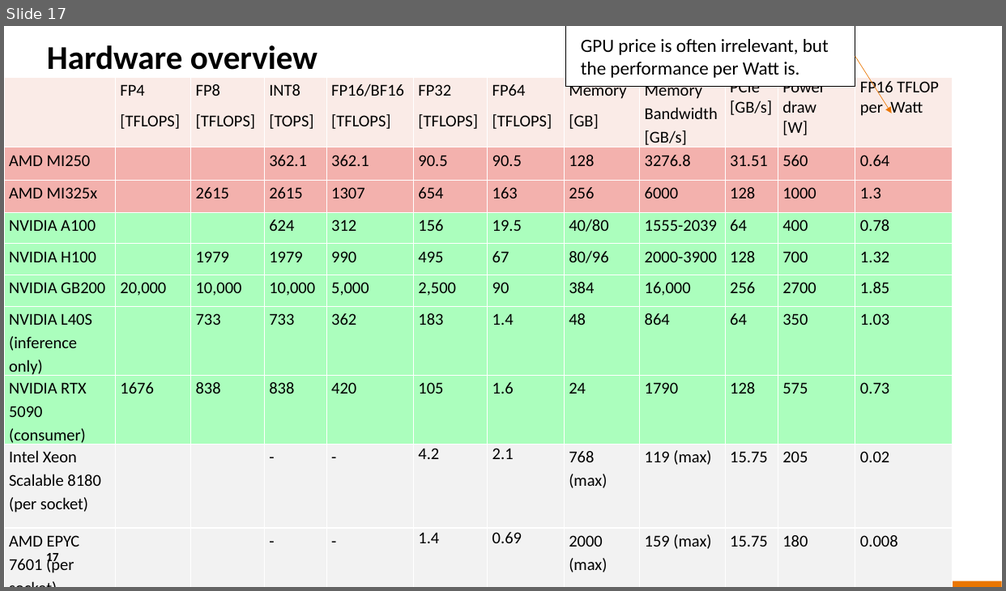
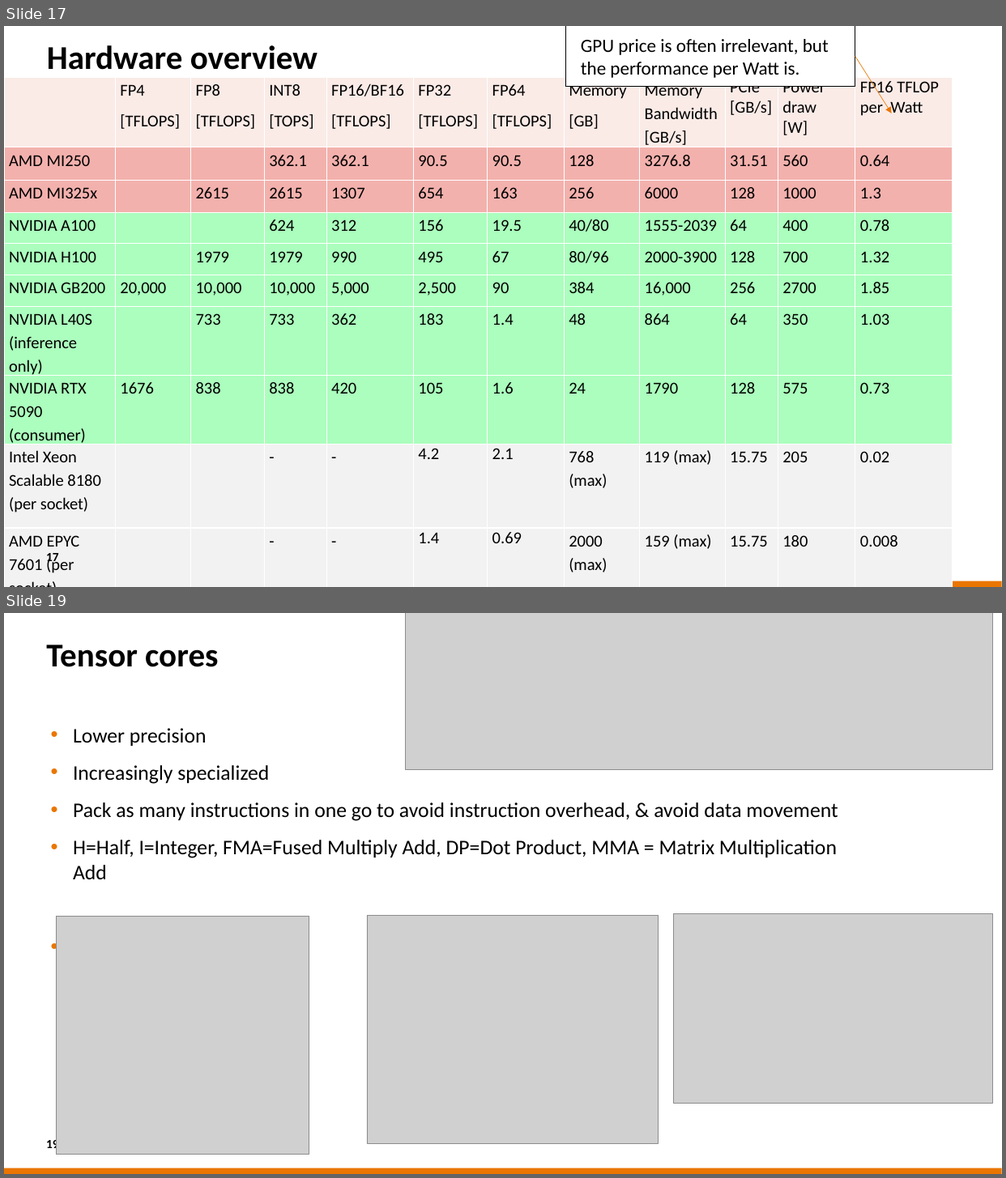
Before and after one commit to sara-nl/HPML-course-materials, a slide deck: Day2/slides/hw_and_software_features.pptx. Shown one above the other, each under a label of ours: slide 17 before the commit, slides 17 and 19 after it; the slides between them are not shown. The pictures are 1006x591 and 1006x1178 pixels, drawn with LibreOffice and Linux fonts; fonts in the diff are those of the drawing; grey boxes stand for pictures; background and template pictures are left out. Boxes give left, top, right and bottom in pixels: in the first picture for what was removed or moved away, otherwise in the second. Text is boxed around its words. In the diff, an @@ line names an element or a change of style, - is before the commit and + after.

```diff
--- a/Day2/slides/hw_and_software_features.pptx
+++ b/Day2/slides/hw_and_software_features.pptx
@@ slide 19 added at bbox=[4, 613, 1002, 1174], background #FFFFFF; not listed: 1 template element that a slide beside it also shows @@
@@ picture added at bbox=[405, 613, 992, 770] @@
@@ title added at bbox=[46, 645, 218, 667], 32 pt, text #000000, bold @@
+Tensor cores
@@ text added at bbox=[73, 728, 837, 879], 20 pt, text #000000 @@
+• Lower precision
+• Increasingly specialized
+• Pack as many instructions in one go to avoid instruction overhead, & avoid data movement
+• H=Half, I=Integer, FMA=Fused Multiply Add, DP=Dot Product, MMA = Matrix Multiplication Add
+• Previously: Now:
@@ picture added at bbox=[56, 916, 309, 1155] @@
@@ picture added at bbox=[367, 915, 658, 1144] @@
@@ picture added at bbox=[673, 914, 993, 1103] @@
@@ page number added at bbox=[46, 1138, 59, 1152], 12 pt, text #000000, bold @@
+19
```
Also in this commit, not shown: 9 slides changed, 13 other slides added, 1 slide removed, 1 other file.
